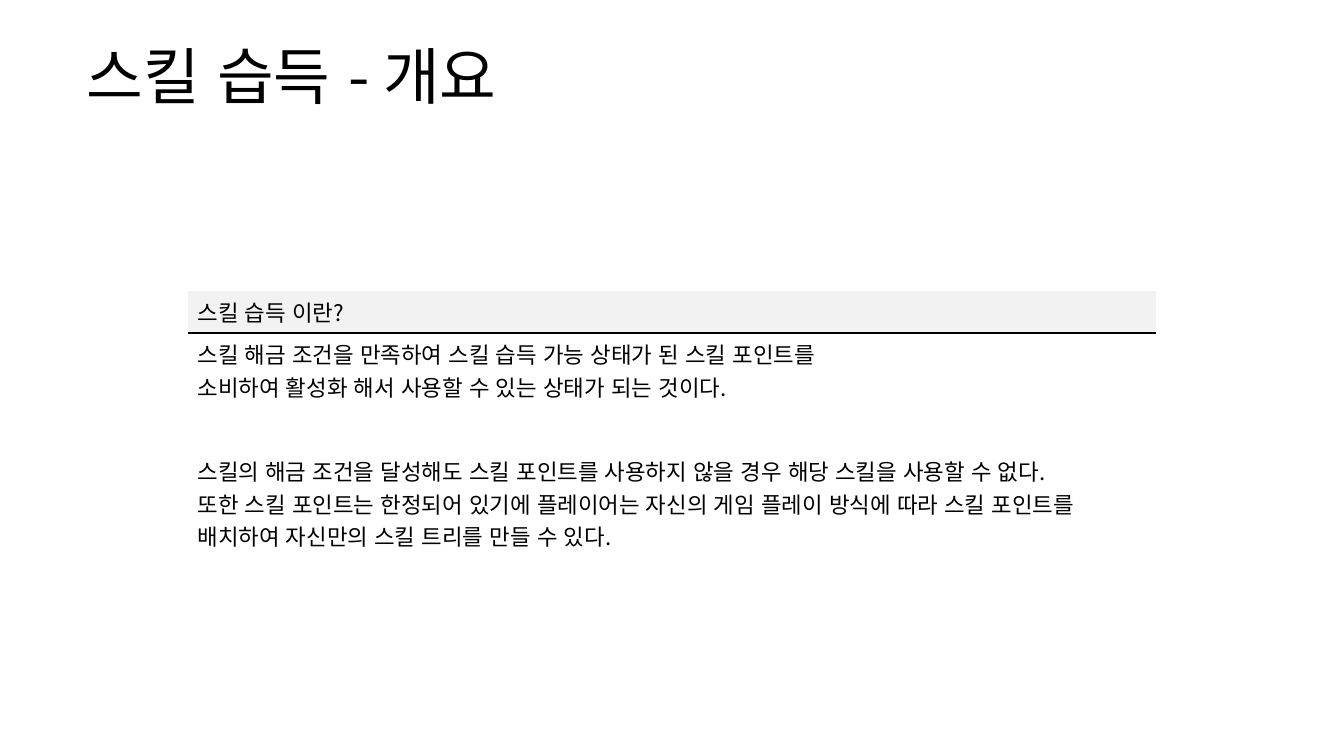
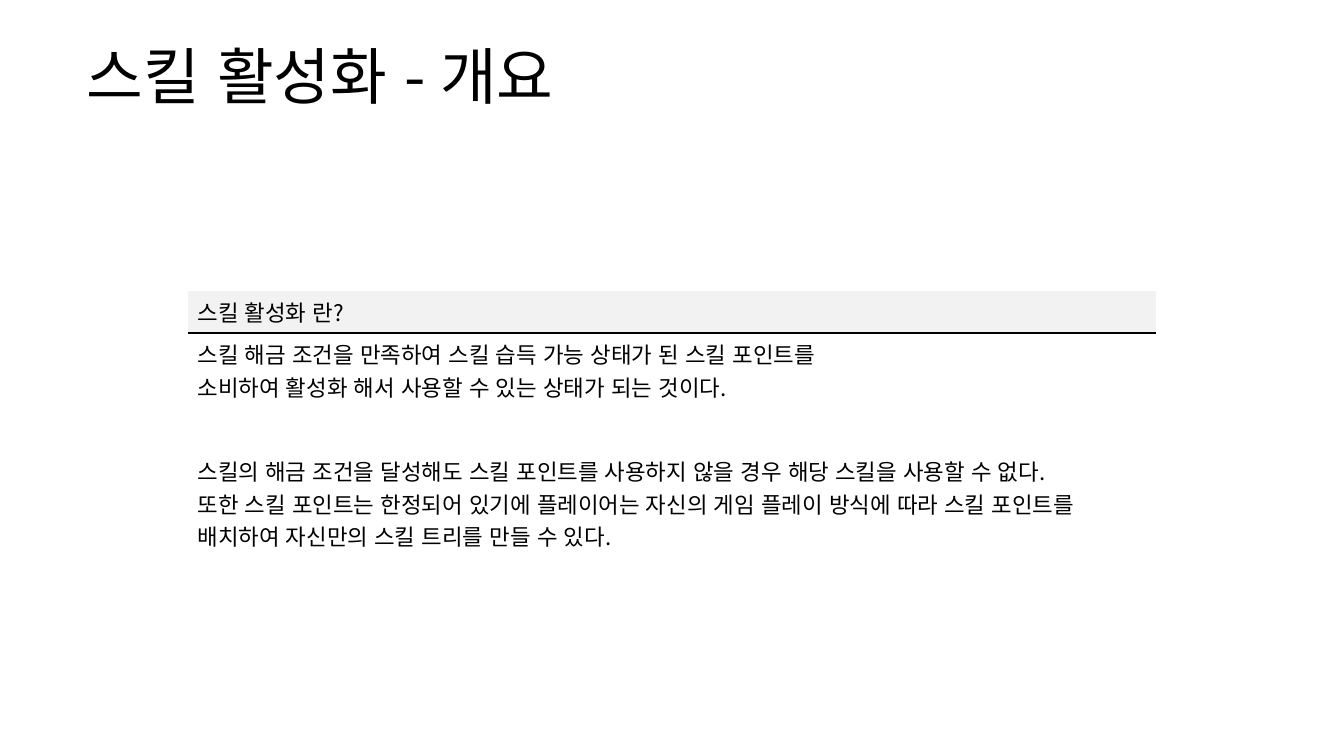
Before and after one commit to yjk0401/unityenginebasic_9th, a slide deck: slide 6 of 기획/방랑엽사전/스킬 시스템 기획서.pptx. Drawn at 1344x756 pixels with LibreOffice and Linux fonts; fonts in the diff are those of the drawing. Boxes give left, top, right and bottom in pixels: in the first picture for what was removed or moved away, otherwise in the second. Text is boxed around its words. In the diff, an @@ line names an element or a change of style, - is before the commit and + after.

```diff
--- a/기획/방랑엽사전/스킬 시스템 기획서.pptx
+++ b/기획/방랑엽사전/스킬 시스템 기획서.pptx
@@ text at (87, 47, 553, 104): text changed @@
-스킬 습득 - 개요
+스킬 활성화 - 개요
@@ table at (188, 290, 1156, 551) @@
-row 1, column 1: 스킬 습득 이란?
+row 1, column 1: 스킬 활성화 란?
```
Also in this commit, not shown: 27 other slides changed, 2 slides added, 3 other files.
